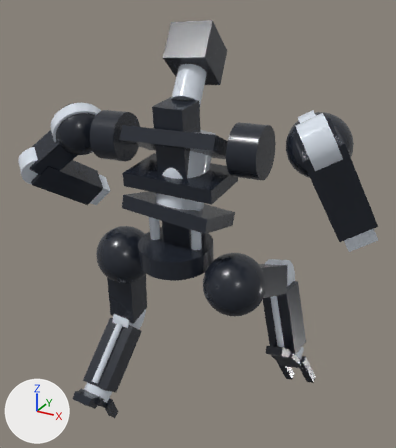
The glTF model assets/models/innerframe_run_cycle.glb: old version first, new version second.
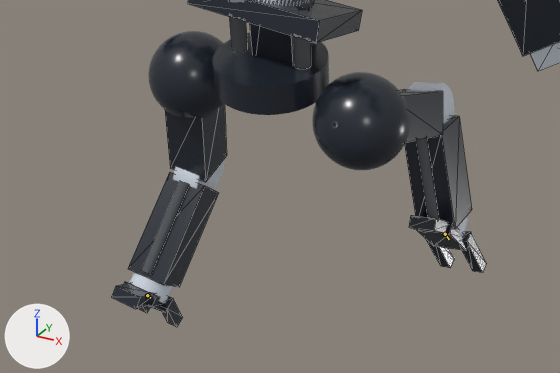
There are two pictures of each version: one whole from a 50 mm lens placed at (1.51, -2.48, 2.63), pointed at (0.06, 0.17, 1.31), one close up on the part from 0% to 92% of the width and 46% to 100% of the height. The axes (+X, +Y, +Z) are drawn at lower left. The lights are the same throughout. The older version's two pictures come first. Both versions are drawn at frame 64 of the action 'Run_C2_Loop'; the numbers are the values there. The bones that change are drawn over the model as lines in the close-ups. The close-ups show mesh edges as thin lines.

Objects in the first close-up: 'arm_r_forearm_frame', 'body_rib_low', 'body_spine', 'body_waist', 'leg_l_claw_inner', 'leg_l_claw_outer', 'leg_l_damper', 'leg_l_foot_block', 'leg_l_heel', 'leg_l_hip_joint', 'leg_l_shin_frame', 'leg_l_thigh_frame', 'leg_r_claw_inner', 'leg_r_claw_outer', 'leg_r_foot_block', 'leg_r_heel', 'leg_r_hip_joint', 'leg_r_shin_frame', 'leg_r_thigh_frame' and 9 more.
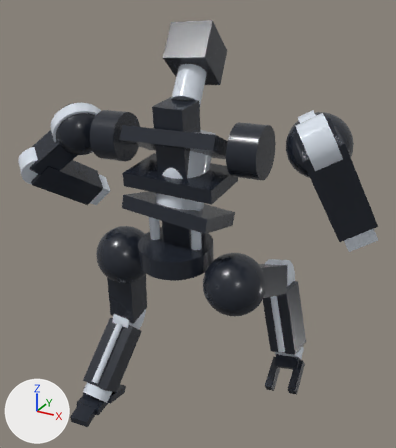
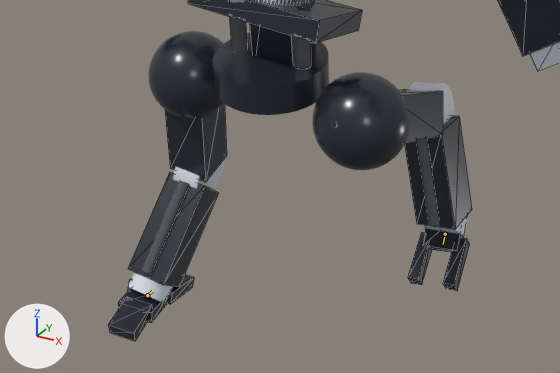
Commit message: fix(anim): flatten contact foot to -13deg (was dangling -38)

Changed parts and their boxes [x1, y1, x2, y2] in the close-ups (560 x 373 px):
'leg_l_heel', posed (67% taller)
    before: [111, 283, 155, 309]
    after: [108, 297, 152, 341]
'leg_r_claw_outer', posed
    before: [462, 232, 486, 273]
    after: [443, 237, 470, 291]
'leg_r_claw_inner', posed
    before: [425, 238, 454, 268]
    after: [408, 232, 432, 285]
'leg_r_foot_block', posed (10% narrower, 42% taller)
    before: [417, 226, 466, 251]
    after: [423, 216, 467, 252]
'leg_l_claw_outer', posed (32% wider)
    before: [161, 297, 182, 327]
    after: [166, 275, 194, 304]
'leg_l_foot_block', posed
    before: [124, 281, 165, 313]
    after: [118, 288, 167, 323]
'leg_r_heel', posed (not visible afterwards)
    before: [409, 215, 447, 234]
'leg_l_claw_inner', posed (not visible afterwards)
    before: [138, 306, 150, 313]
bone 'Inner_FootL', root to tip
    before: (147, 295) to (150, 298)
    after: (147, 295) to (152, 291)
bone 'Inner_FootR', root to tip
    before: (445, 234) to (449, 239)
    after: (445, 234) to (443, 244)

Patch to the scene script:
```diff
--- a/assets/models/innerframe_run_cycle.glb.py
+++ b/assets/models/innerframe_run_cycle.glb.py
@@ bone_inner_footl @@
 bone_inner_footl = bpy.data.objects['InnerRig'].pose.bones['Inner_FootL']  # child of 'Inner_AnkleL'
-bone_inner_footl.rotation_quaternion = (1.0, 0.0, 0.0, 0.0)  # degrees (0, 0, 0)
+bone_inner_footl.rotation_quaternion = (0.929, 0.366, -0.056, 0.004)  # degrees (43, -6, -2)
@@ bone_inner_footr @@
 bone_inner_footr = bpy.data.objects['InnerRig'].pose.bones['Inner_FootR']  # child of 'Inner_AnkleR'
-bone_inner_footr.rotation_quaternion = (1.0, 0.0, 0.0, 0.0)  # degrees (0, 0, 0)
+bone_inner_footr.rotation_quaternion = (0.747, -0.662, -0.051, 0.02)  # degrees (-83, -3, 6)
```
